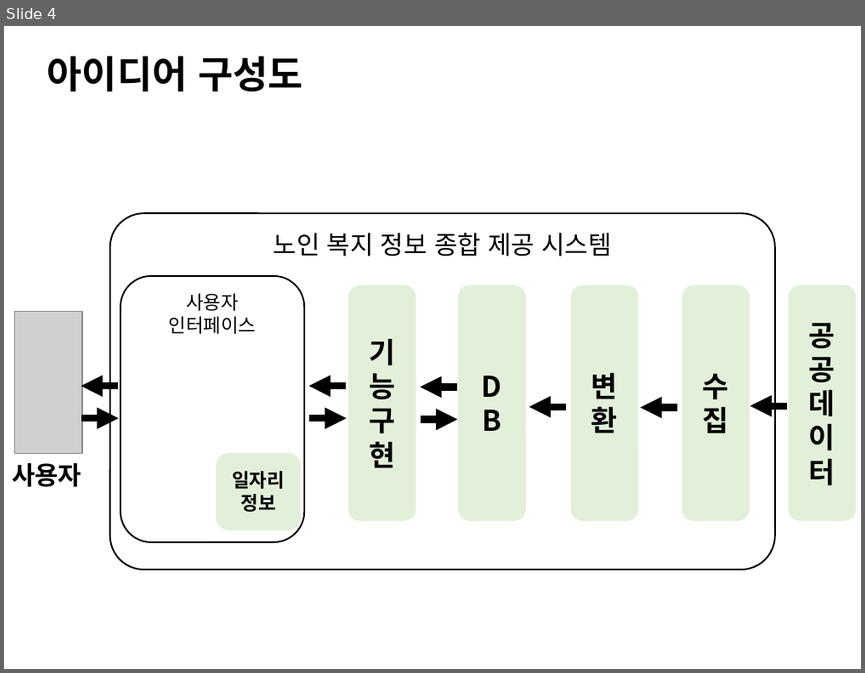
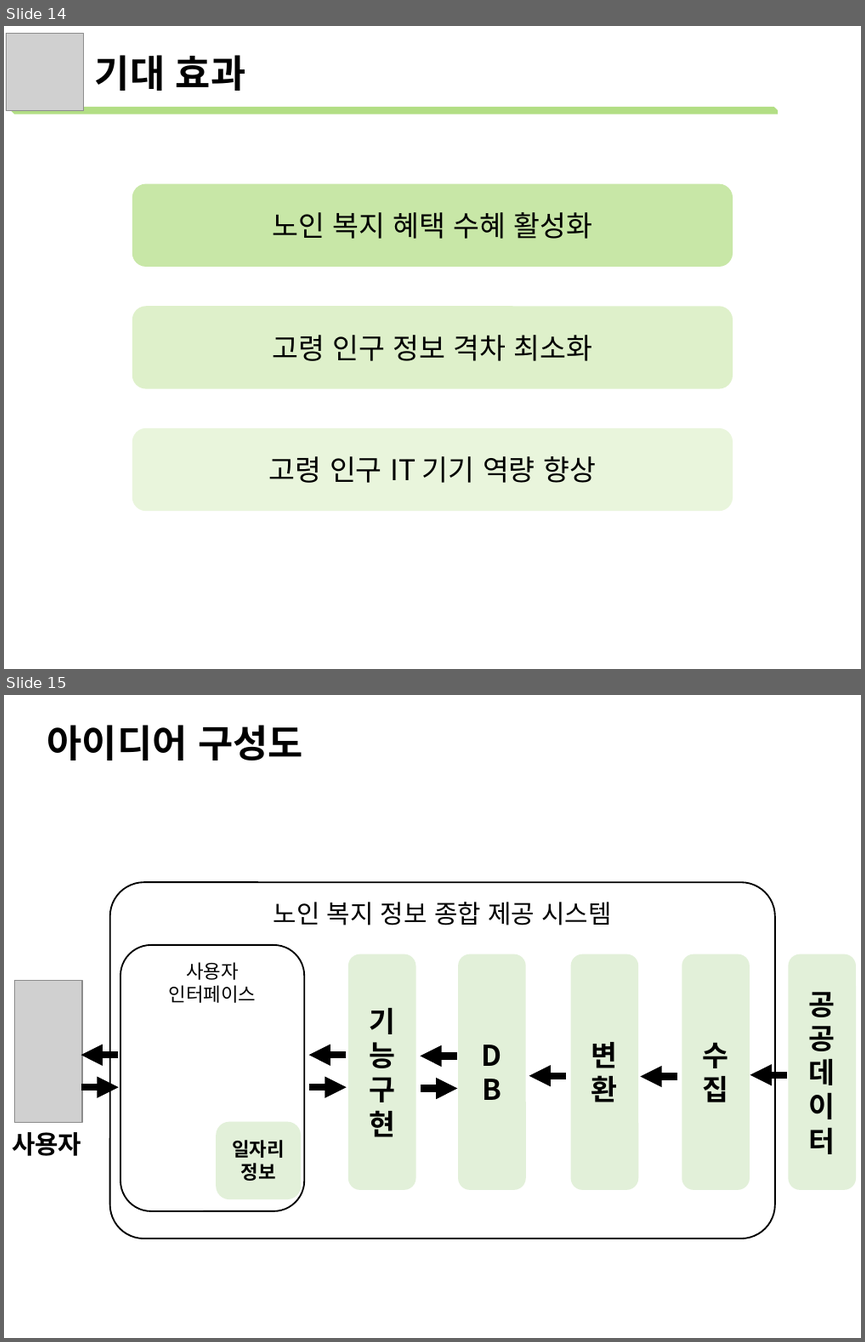
Before and after one commit to lejasa/2022PublicDataServiceProject_NIA, a slide deck: 아이디어제안서.pptx. Shown one above the other, each under a label of ours: slide 4 before the commit, slides 14 and 15 after it. The pictures are 865x673 and 865x1342 pixels, drawn with LibreOffice and Linux fonts; fonts in the diff are those of the drawing; grey boxes stand for pictures. Boxes give left, top, right and bottom in pixels: in the first picture for what was removed or moved away, otherwise in the second. Text is boxed around its words. In the diff, an @@ line names an element or a change of style, - is before the commit and + after.

```diff
--- a/아이디어제안서.pptx
+++ b/아이디어제안서.pptx
@@ slide 14 added at (x1=4, y1=26, x2=861, y2=669), background #FFFFFF @@
@@ picture added at (x1=7, y1=33, x2=84, y2=110) @@
@@ text added at (x1=95, y1=55, x2=245, y2=91), 24 pt, text #000000, bold @@
+기대 효과
@@ snip diag rect added at (x1=11, y1=107, x2=778, y2=115), fill #92D050 at 70% opacity @@
@@ rounded rectangle added at (x1=132, y1=183, x2=732, y2=266), fill #92D050 at 50% opacity, 18 pt, text #000000 @@
+노인 복지 혜택 수혜 활성화
@@ rounded rectangle added at (x1=132, y1=306, x2=732, y2=388), fill #92D050 at 30% opacity, 18 pt, text #000000 @@
+고령 인구 정보 격차 최소화
@@ rounded rectangle added at (x1=132, y1=428, x2=732, y2=510), fill #92D050 at 20% opacity, 18 pt, text #000000 @@
+고령 인구 IT 기기 역량 향상
@@ what was slide 4 is now slide 15 @@
```
Also in this commit, not shown: 11 other slides added, 1 slide removed, 5 other files.
